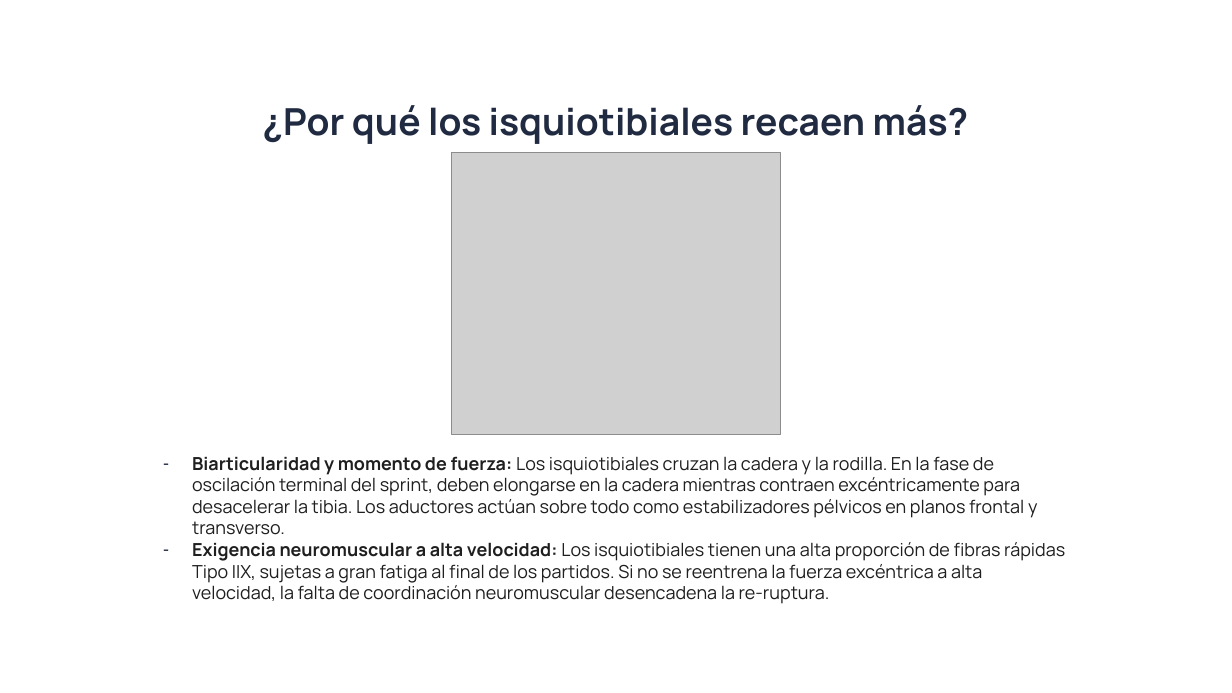
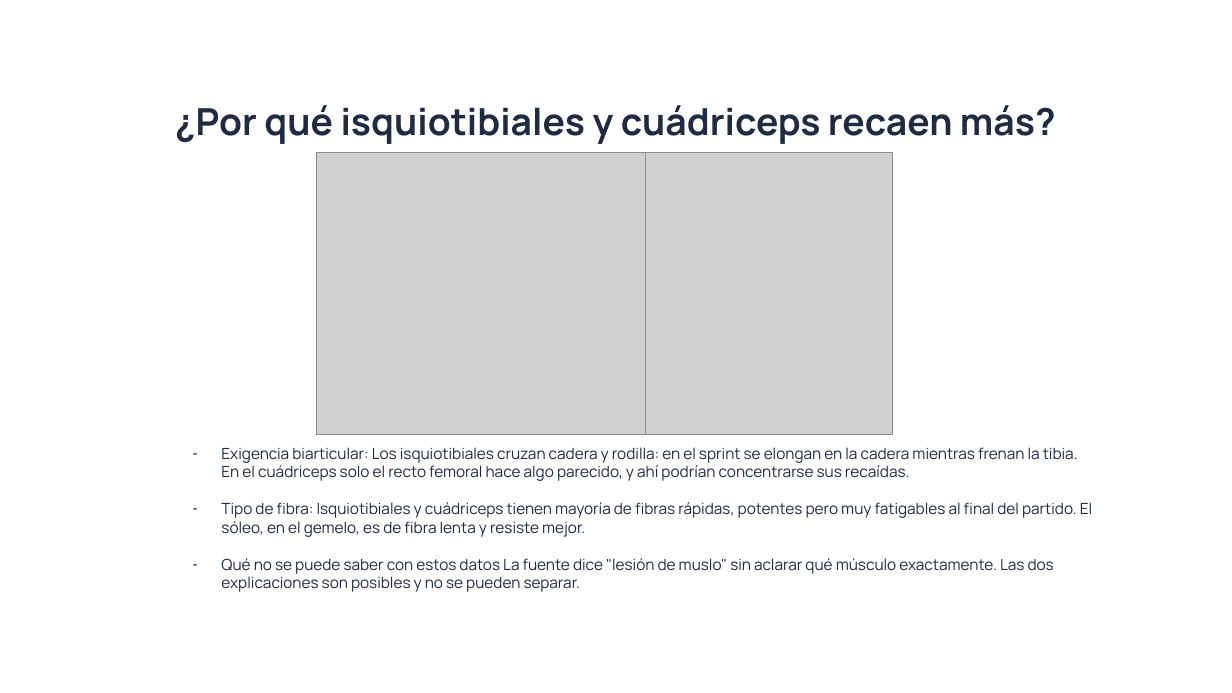
Before and after one commit to romandemarco/lesiones-musculares-futbol, a slide deck: slide 9 of informe_lesiones.pptx. Drawn at 1232x693 pixels with LibreOffice and Linux fonts; fonts in the diff are those of the drawing; grey boxes stand for pictures; background and template pictures are left out. Boxes give left, top, right and bottom in pixels: in the first picture for what was removed or moved away, otherwise in the second. Text is boxed around its words. In the diff, an @@ line names an element or a change of style, - is before the commit and + after.

```diff
--- a/informe_lesiones.pptx
+++ b/informe_lesiones.pptx
@@ title at (175,105,1056,144): text changed @@
-¿Por qué los isquiotibiales recaen más?
+¿Por qué isquiotibiales y cuádriceps recaen más?
@@ picture: place and size @@
-picture at (452,152,781,435)
+picture at (317,152,646,435)
@@ picture added at (645,152,892,435) @@
@@ subtitle at (221,447,1092,592): text changed; size 14 to 12 pt; text colour #1F1F1F to #202A41 @@
-– Biarticularidad y momento de fuerza: Los isquiotibiales cruzan la cadera y la rodilla. En la fase de oscilación terminal del sprint, deben elongarse en la cadera mientras contraen excéntricamente para desacelerar la tibia. Los aductores actúan sobre todo como estabilizadores pélvicos en planos frontal y transverso.
-– Exigencia neuromuscular a alta velocidad: Los isquiotibiales tienen una alta proporción de fibras rápidas Tipo IIX, sujetas a gran fatiga al final de los partidos. Si no se reentrena la fuerza excéntrica a alta velocidad, la falta de coordinación neuromuscular desencadena la re-ruptura.
+– Exigencia biarticular: Los isquiotibiales cruzan cadera y rodilla: en el sprint se elongan en la cadera mientras frenan la tibia. En el cuádriceps solo el recto femoral hace algo parecido, y ahí podrían concentrarse sus recaídas.
+– Tipo de fibra: Isquiotibiales y cuádriceps tienen mayoría de fibras rápidas, potentes pero muy fatigables al final del partido. El sóleo, en el gemelo, es de fibra lenta y resiste mejor.
+– Qué no se puede saber con estos datos La fuente dice "lesión de muslo" sin aclarar qué músculo exactamente. Las dos explicaciones son posibles y no se pueden separar.
```
Also in this commit, not shown: 1 other slide changed, 1 other file.
